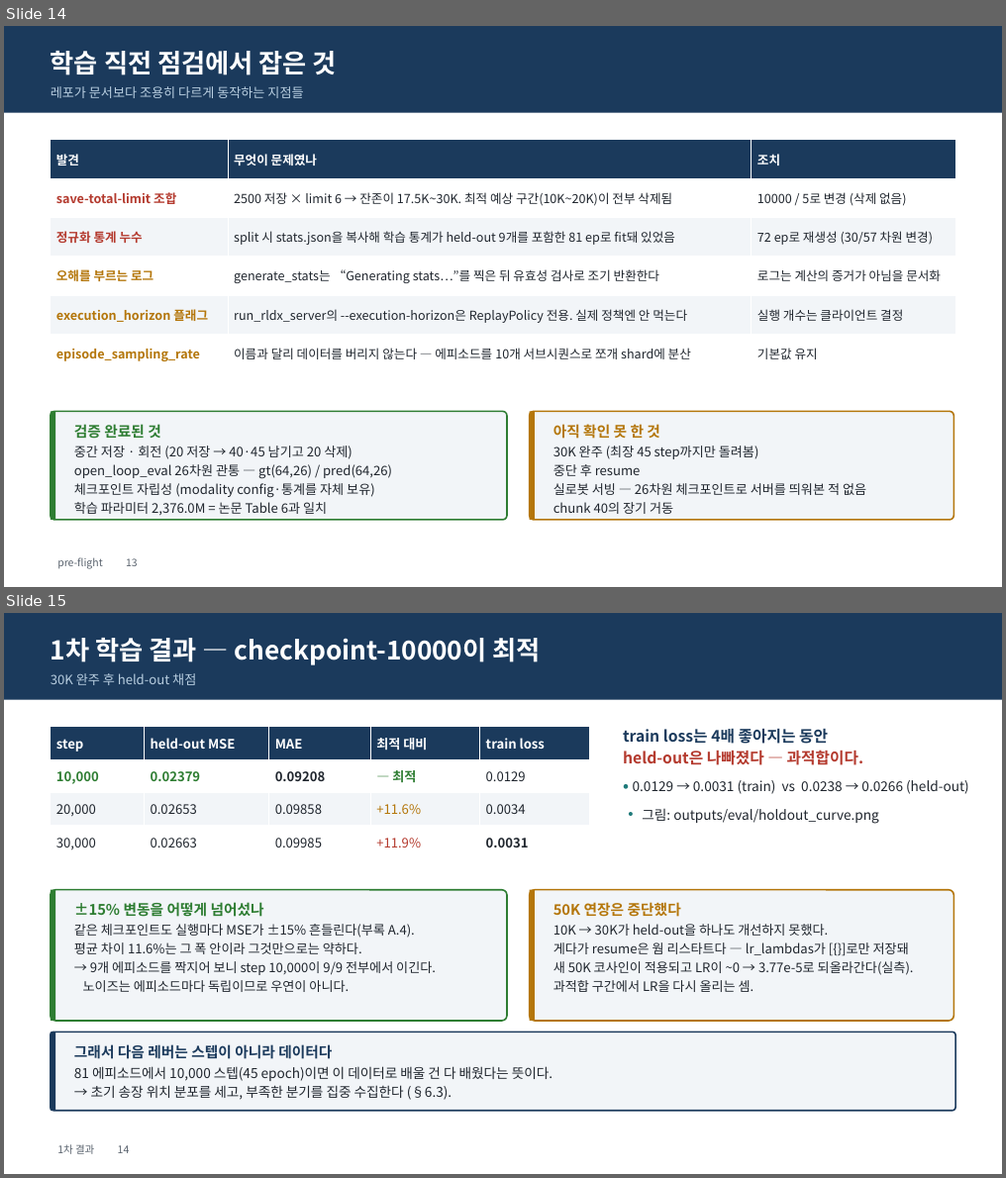
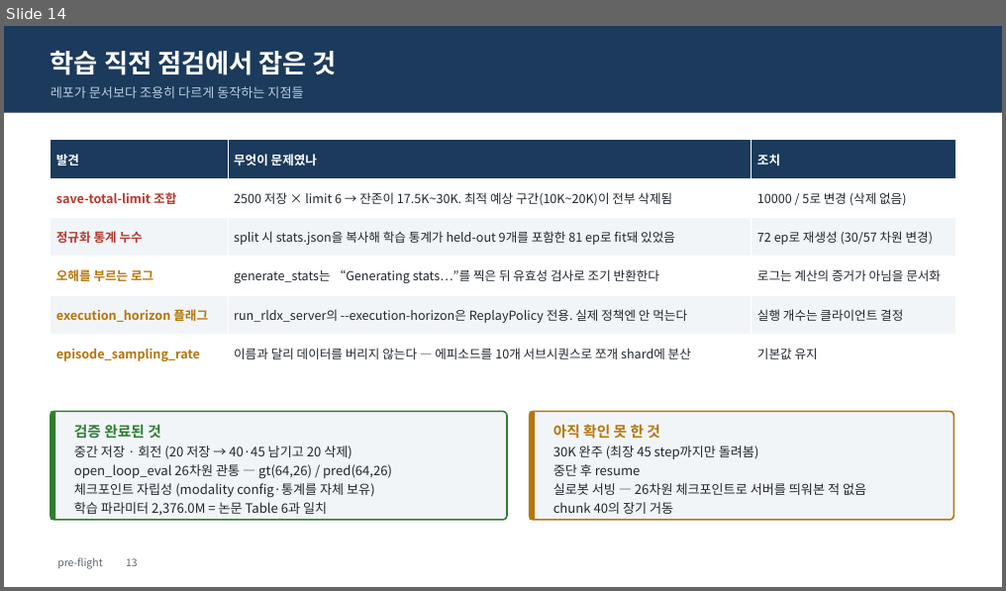
Before and after one commit to KimDoYoung1997/RLDX-1, a slide deck: FFW-SH5-0826-finetune-briefing.pptx. Shown one above the other, each under a label of ours: slides 14 and 15 before the commit, slide 14 after it. The pictures are 1006x1178 and 1006x591 pixels, drawn with LibreOffice and Linux fonts; fonts in the diff are those of the drawing. Boxes give left, top, right and bottom in pixels: in the first picture for what was removed or moved away, otherwise in the second. Text is boxed around its words. In the diff, an @@ line names an element or a change of style, - is before the commit and + after.

```diff
--- a/FFW-SH5-0826-finetune-briefing.pptx
+++ b/FFW-SH5-0826-finetune-briefing.pptx
@@ slide 15 removed at (x1=4, y1=613, x2=1002, y2=1174), background #FFFFFF @@
@@ rectangle removed at (x1=4, y1=613, x2=1002, y2=700) @@
-1차 학습 결과 — checkpoint-10000이 최적
-30K 완주 후 held-out 채점
@@ table removed at (x1=51, y1=727, x2=589, y2=859), 4 rows, 5 columns @@
-step | held-out MSE | MAE | 최적 대비 | train loss
-10,000 | 0.02379 | 0.09208 | — 최적 | 0.0129
-20,000 | 0.02653 | 0.09858 | +11.6% | 0.0034
-30,000 | 0.02663 | 0.09985 | +11.9% | 0.0031
@@ text removed at (x1=623, y1=728, x2=969, y2=824) @@
-train loss는 4배 좋아지는 동안
-held-out은 나빠졌다 — 과적합이다.
-• 0.0129 → 0.0031 (train) vs 0.0238 → 0.0266 (held-out)
-• 그림: outputs/eval/holdout_curve.png
@@ rounded rectangle removed at (x1=51, y1=890, x2=507, y2=1021) @@
@@ rectangle removed at (x1=51, y1=890, x2=55, y2=1021) @@
@@ text removed at (x1=74, y1=902, x2=436, y2=992) @@
-±15% 변동을 어떻게 넘어섰나
-같은 체크포인트도 실행마다 MSE가 ±15% 흔들린다(부록 A.4).
-평균 차이 11.6%는 그 폭 안이라 그것만으로는 약하다.
-→ 9개 에피소드를 짝지어 보니 step 10,000이 9/9 전부에서 이긴다.
-노이즈는 에피소드마다 독립이므로 우연이 아니다.
@@ rounded rectangle removed at (x1=530, y1=890, x2=954, y2=1021) @@
@@ rectangle removed at (x1=530, y1=890, x2=535, y2=1021) @@
@@ text removed at (x1=553, y1=902, x2=914, y2=992) @@
-50K 연장은 중단했다
-10K → 30K가 held-out을 하나도 개선하지 못했다.
-게다가 resume은 웜 리스타트다 — lr_lambdas가 [{}]로만 저장돼
-새 50K 코사인이 적용되고 LR이 ~0 → 3.77e-5로 되올라간다(실측).
-과적합 구간에서 LR을 다시 올리는 셈.
@@ rounded rectangle removed at (x1=51, y1=1032, x2=955, y2=1111) @@
@@ rectangle removed at (x1=51, y1=1032, x2=55, y2=1111) @@
@@ text removed at (x1=74, y1=1045, x2=552, y2=1100) @@
-그래서 다음 레버는 스텝이 아니라 데이터다
-81 에피소드에서 10,000 스텝(45 epoch)이면 이 데이터로 배울 건 다 배웠다는 뜻이다.
-→ 초기 송장 위치 분포를 세고, 부족한 분기를 집중 수집한다 (§6.3).
@@ text removed at (x1=57, y1=1145, x2=130, y2=1155) @@
-1차 결과 14
```
Also in this commit, not shown: 5 slides changed, 6 slides added, 3 other files.
